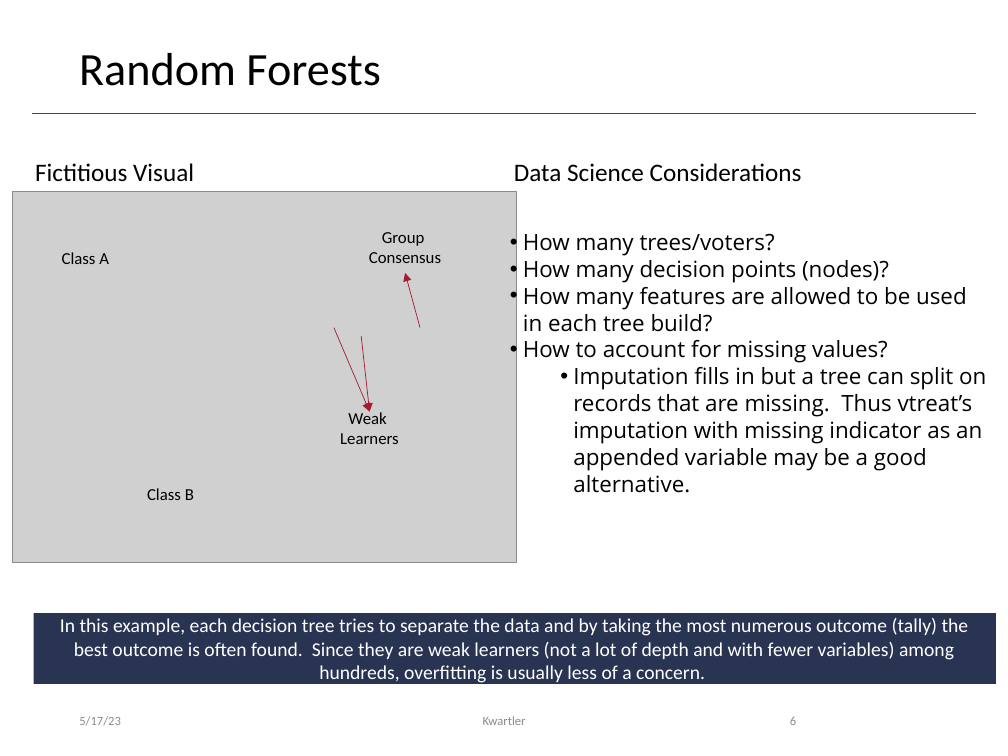
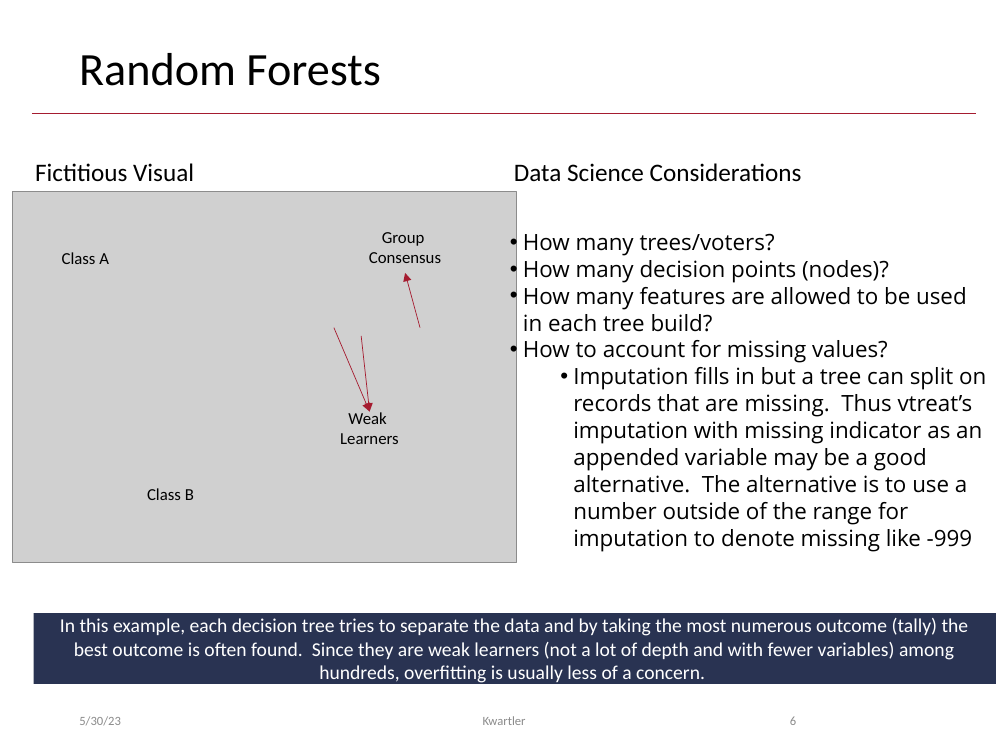
Before and after one commit to kwartler/Hult_Intro2R, a slide deck: slide 6 of lessons/E_DataPrep_Rpart_RF/C_RandomForests.pptx. Drawn at 1008x756 pixels with LibreOffice and Linux fonts; fonts in the diff are those of the drawing; grey boxes stand for pictures. Boxes give left, top, right and bottom in pixels: in the first picture for what was removed or moved away, otherwise in the second. Text is boxed around its words. In the diff, an @@ line names an element or a change of style, - is before the commit and + after.

```diff
--- a/lessons/E_DataPrep_Rpart_RF/C_RandomForests.pptx
+++ b/lessons/E_DataPrep_Rpart_RF/C_RandomForests.pptx
@@ text at (x1=573, y1=367, x2=986, y2=551): text changed @@
-  • Imputation fills in but a tree can split on records that are missing. Thus vtreat’s imputation with missing indicator as an appended variable may be a good alternative.
+  • Imputation fills in but a tree can split on records that are missing. Thus vtreat’s imputation with missing indicator as an appended variable may be a good alternative. The alternative is to use a number outside of the range for imputation to denote missing like -999
@@ text at (x1=79, y1=716, x2=121, y2=726): text changed @@
-5/17/23
+5/30/23
```
Also in this commit, not shown: 10 other slides changed, 2 other files.
